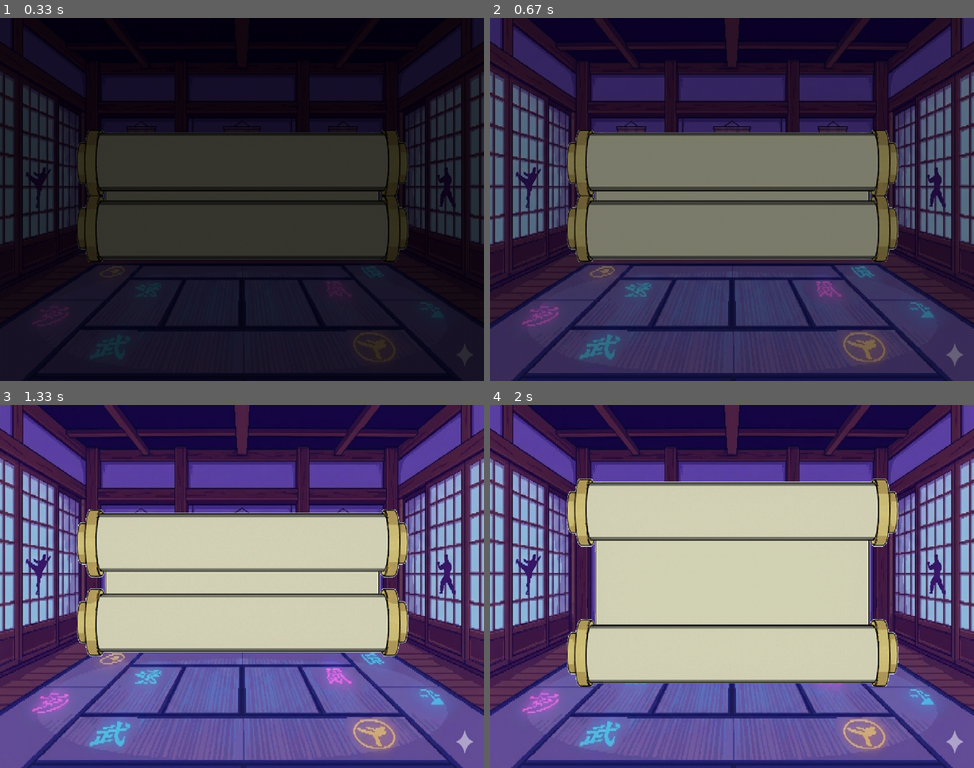
Above: before the commit, frames 1-4 (two rows, left to right).
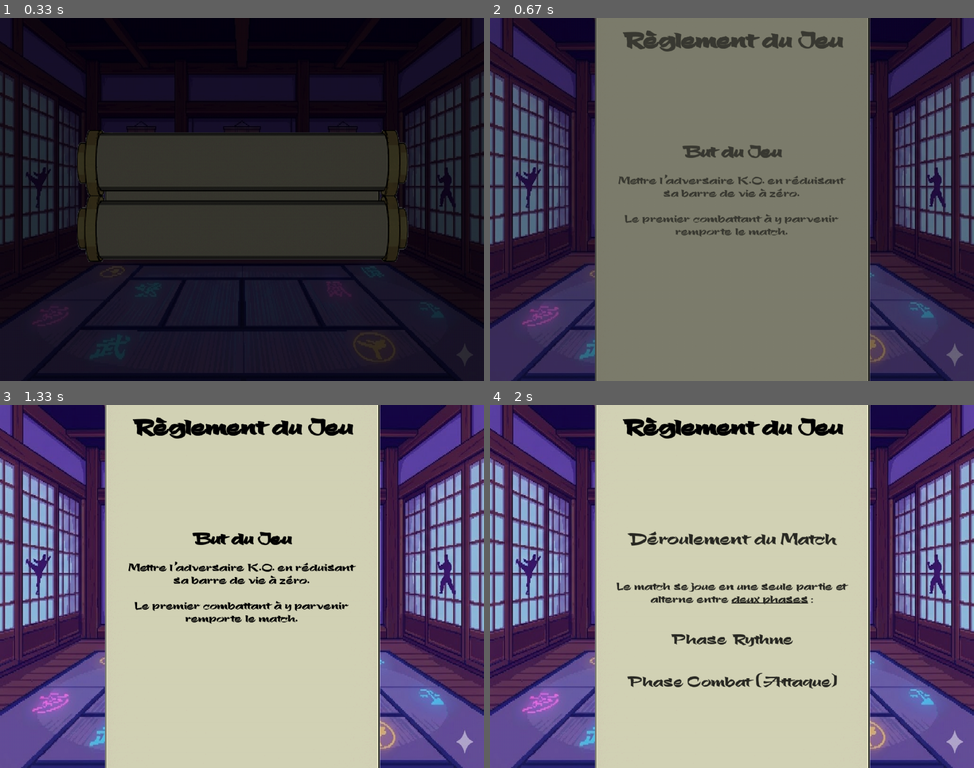
Above: after the commit, the same moments.

Repository: Supersllol/JeuArcade
Game: pygame game, started from AA/AA_scenes/ruleScene.py
Same seed, same stepped clock (60 frames per second), same inputs: the game is played once before the commit and once after it.
Inputs:
- Up to frame 1 (0.33 s): no input
- Up to frame 2 (0.67 s): tap Y at 0.33 s
- Up to frame 3 (1.33 s): tap Y at 0.67 s
- Up to frame 4 (2 s): tap Q at 1.5 s

Frame 1 is identical in both runs. In frame 2, 45% of the frame differs, in the area x 15-85%, y 0-100%; in frame 3, 43%; in frame 4, 34%.

Commit message:
Rule Scene - Input dependent
XCF files as backup for future change

Homescene works normally ?

Diff:
--- a/AA/AA_scenes/ruleScene.py
+++ b/AA/AA_scenes/ruleScene.py
@@ -74,14 +74,26 @@
         self._rule_display_duration = 3.0
         self._rule_phase = "idle"
         self._rule_alpha = 0
+        # Main rule title fade (first time only)
+        self._main_rule_alpha = 0
+        self._main_rule_fade_done = False
 
     def _preload_cached_images(self):
         pass
 
     def initScene(self):
         super().initScene()
-        self._animation_playing = True
-        self._current_frame_index = 0
+        if self._scroll_frames:
+            self._animation_playing = True
+            self._current_frame_index = 0
+        else:
+            self._animation_playing = False
+            self._rule_phase = "fade_in"
+            self._current_rule_index = 0
+            self._rule_alpha = 0
+            self._main_rule_alpha = 0
+            self._main_rule_fade_done = False
+            self._stateTimer.restart()
 
 
     def loopScene(self, events: List[pygame.event.Event]):
@@ -91,54 +103,103 @@
 
         center_x = settings.WINDOW_SIZE[0] // 2
 
+        a_pressed = False
+        for pid in range(2):
+            presses = self._inputManager.getBtnsPressed(pid)
+            if inputManager.ButtonInputs.A in presses:
+                a_pressed = True
+                break
+
         # Handle scroll animation
         if len(self._scroll_frames) > 0 and self._animation_playing:
-            if self._stateTimer.elapsed() >= self._scroll_frame_duration:
-                self._current_frame_index += 1
-                self._stateTimer.restart()
-
-            # Display current scroll frame
-            if self._current_frame_index < len(self._scroll_frames):
-                current_frame = self._scroll_frames[self._current_frame_index]
-                self._mainApp.blit(current_frame, (0, -200))
-            else:
+            # If A pressed, skip scroll anim
+            if a_pressed:
+                self._animation_playing = False
                 self._current_frame_index = len(self._scroll_frames) - 1
-                self._animation_playing = False
+
                 self._rule_phase = "fade_in"
                 self._current_rule_index = 0
+                self._rule_alpha = 0
+
+                self._main_rule_alpha = 0
+                self._main_rule_fade_done = False
                 self._stateTimer.restart()
-
-        # Handle rule image display
+            else:
+                if self._stateTimer.elapsed() >= self._scroll_frame_duration:
+                    self._current_frame_index += 1
+                    self._stateTimer.restart()
+
+                if self._current_frame_index < len(self._scroll_frames):
+                    current_frame = self._scroll_frames[self._current_frame_index]
+                    self._mainApp.blit(current_frame, (0, -200))
+                else:
+                    self._current_frame_index = len(self._scroll_frames) - 1
+                    self._animation_playing = False
+                    self._rule_phase = "fade_in"
+                    self._current_rule_index = 0
+                    # Prepare main rule first-time fade
+                    self._main_rule_alpha = 0
+                    self._main_rule_fade_done = False
+                    self._stateTimer.restart()
+
         elif self._rule_phase != "idle" and len(self._rule_images) > 0:
-            elapsed = self._stateTimer.elapsed()
-
-            if self._rule_phase == "fade_in":
-                progress = min(1.0, elapsed / self._rule_fade_duration)
-                self._rule_alpha = int(255 * progress)
-
-                if progress >= 1.0:
+
+            if a_pressed:
+                if self._rule_phase == "fade_in":
                     self._rule_phase = "display"
+                    self._rule_alpha = 255
+                    # If main rule hasn't finished its first fade yet, complete it now
+                    if not self._main_rule_fade_done:
+                        self._main_rule_alpha = 255
+                        self._main_rule_fade_done = True
                     self._stateTimer.restart()
-
-            elif self._rule_phase == "display":
-                self._rule_alpha = 255
-
-                if elapsed >= self._rule_display_duration:
-                    self._rule_phase = "fade_out"
-                    self._stateTimer.restart()
-
-            elif self._rule_phase == "fade_out":
-                progress = min(1.0, elapsed / self._rule_fade_duration)
-                self._rule_alpha = int(255 * (1.0 - progress))
-
-                if progress >= 1.0:
+                elif self._rule_phase == "display" or self._rule_phase == "fade_out":
                     self._current_rule_index += 1
                     if self._current_rule_index < len(self._rule_images):
                         self._rule_phase = "fade_in"
+                        self._rule_alpha = 0
+                        # Do not reset main rule fade; it only fades once
                         self._stateTimer.restart()
                     else:
-                        print("All rules displayed. Transitioning to Game Scene.")
                         self.sceneFinished = True
+
+            if not a_pressed:
+                elapsed = self._stateTimer.elapsed()
+
+                if self._rule_phase == "fade_in":
+                    progress = min(1.0, elapsed / self._rule_fade_duration)
+                    self._rule_alpha = int(255 * progress)
+                    # First-time main rule fade
+                    if not self._main_rule_fade_done:
+                        self._main_rule_alpha = int(255 * progress)
+
+                    if progress >= 1.0:
+                        self._rule_phase = "display"
+                        if not self._main_rule_fade_done:
+                            self._main_rule_alpha = 255
+                            self._main_rule_fade_done = True
+                        self._stateTimer.restart()
+
+                elif self._rule_phase == "display":
+                    self._rule_alpha = 255
+                    if not self._main_rule_fade_done:
+                        self._main_rule_alpha = 255
+                        self._main_rule_fade_done = True
+
+                elif self._rule_phase == "fade_out":
+                    progress = min(1.0, elapsed / self._rule_fade_duration)
+                    self._rule_alpha = int(255 * (1.0 - progress))
+
+                    if progress >= 1.0:
+                        self._current_rule_index += 1
+                        if self._current_rule_index < len(self._rule_images):
+                            self._rule_phase = "fade_in"
+                            self._rule_alpha = 0
+                            # Main rule does not fade again
+                            self._stateTimer.restart()
+                        else:
+                            print("All rules displayed. Transitioning to Game Scene.")
+                            self.sceneFinished = True
 
             if self._current_rule_index < len(self._rule_images):
                 # Create a temporary surface with alpha channel for fading
@@ -146,18 +207,25 @@
                 rule_rect = rule_surface.get_rect(center=self._mainApp.get_rect().center)
 
                 # Draw background elements
-                self._mainApp.blit(self._scroll_frames[self._current_frame_index], (0, -200))
-                self._mainApp.blit(self._main_rule_image, (rule_rect[0], rule_rect[1] - 50))
-
-                # Apply alpha by creating a temporary surface and using alpha as a color overlay
+                if self._scroll_frames:
+                    self._mainApp.blit(self._scroll_frames[self._current_frame_index], (0, -200))
+
+                # Draw main rule image with first-time fade-in
+                if self._main_rule_fade_done and self._main_rule_alpha >= 255:
+                    self._mainApp.blit(self._main_rule_image, (rule_rect[0], rule_rect[1] - 50))
+                else:
+                    temp_title = pygame.Surface(self._main_rule_image.get_size(), pygame.SRCALPHA)
+                    temp_title.fill((255, 255, 255, max(0, min(255, self._main_rule_alpha))))
+                    temp_title.blit(self._main_rule_image, (0, 0), special_flags=pygame.BLEND_RGBA_MULT)
+                    self._mainApp.blit(temp_title, (rule_rect[0], rule_rect[1] - 50))
+
+                # Apply alpha to rule image via per-pixel multiply (no set_alpha)
                 if self._rule_alpha < 255:
-                    # Create a copy with alpha applied using per-pixel alpha
                     temp_surface = pygame.Surface(rule_surface.get_size(), pygame.SRCALPHA)
                     temp_surface.fill((255, 255, 255, self._rule_alpha))
                     temp_surface.blit(rule_surface, (0, 0), special_flags=pygame.BLEND_RGBA_MULT)
                     self._mainApp.blit(temp_surface, rule_rect)
                 else:
-                    # Full opacity, just blit directly
                     self._mainApp.blit(rule_surface, rule_rect)
 
         return super().loopScene(events)
@@ -189,7 +257,8 @@
 
     print("Rules Screen Test Mode")
 
-    while not rule_scene.sceneFinished:
+    running = True
+    while running and not rule_scene.sceneFinished:
         events = pygame.event.get()
 
         for event in events:
Binary file changed: AA/AA_images/AA_rules/3.png
Binary file changed: AA/AA_images/AA_rules/7.png
Not shown, added: AA/AA_images/GIMP/1.xcf
Not shown, added: AA/AA_images/GIMP/2.xcf
Not shown, added: AA/AA_images/GIMP/3.xcf
Not shown, added: AA/AA_images/GIMP/4.xcf
Not shown, added: AA/AA_images/GIMP/5.xcf
Not shown, added: AA/AA_images/GIMP/6.xcf
Not shown, added: AA/AA_images/GIMP/7.xcf
Not shown, added: AA/AA_images/GIMP/Règlement.xcf
